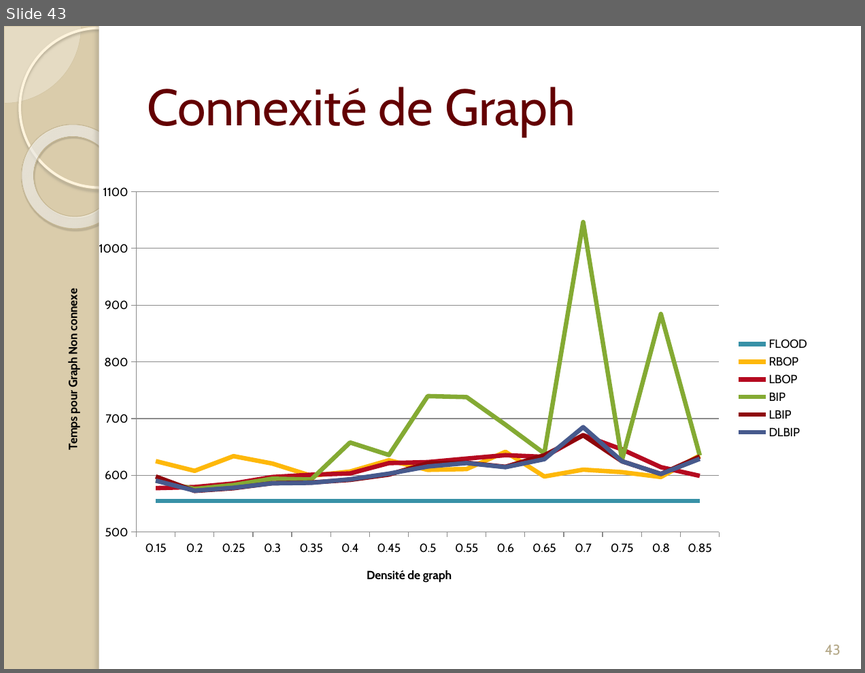
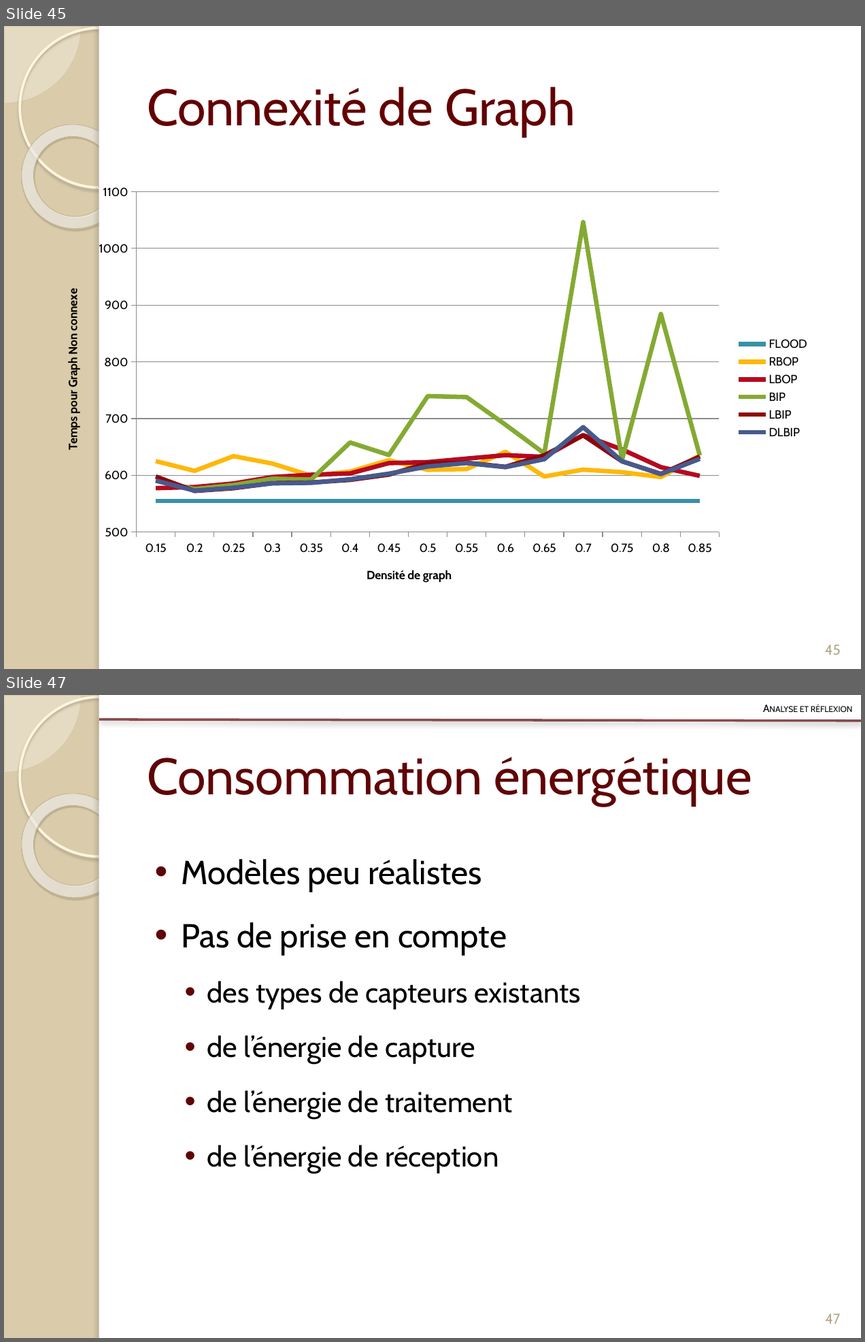
Before and after one commit to Patre/Energy-saving-in-sensors--networks, a slide deck: Redaction/Presentation/pres.pptx. Shown one above the other, each under a label of ours: slide 43 before the commit, slides 45 and 47 after it; the slides between them are not shown. The pictures are 865x673 and 865x1342 pixels, drawn with LibreOffice and Linux fonts; fonts in the diff are those of the drawing. Boxes give left, top, right and bottom in pixels: in the first picture for what was removed or moved away, otherwise in the second. Text is boxed around its words. In the diff, an @@ line names an element or a change of style, - is before the commit and + after.

```diff
--- a/Redaction/Presentation/pres.pptx
+++ b/Redaction/Presentation/pres.pptx
@@ slide 47 added at (4, 695, 861, 1338), background #DACCAB; not listed: 5 template elements that a slide beside it also shows @@
@@ text added at (800, 706, 853, 712), 8.8 pt, text #000000, small capitals @@
+Analyse et réflexion
@@ line added from (99, 720) to (861, 721), #5F0406 2 pt @@
@@ title added at (147, 757, 752, 805), 43 pt, text #5F0406 @@
+Consommation énergétique
@@ text added at (181, 859, 581, 1173), 24 pt, text #000000 @@
+• Modèles peu réalistes
+• Pas de prise en compte
+  • des types de capteurs existants
+  • de l’énergie de capture
+  • de l’énergie de traitement
+  • de l’énergie de réception
@@ page number added at (825, 1313, 840, 1323), 12 pt, text #B6A98A @@
+47
@@ what was slide 43 is now slide 45 @@
@@ page number at (825, 644, 840, 654): text changed @@
-43
+45
```
Also in this commit, not shown: 5 slides changed, 8 other slides added, 1 slide removed, 1 other file.
